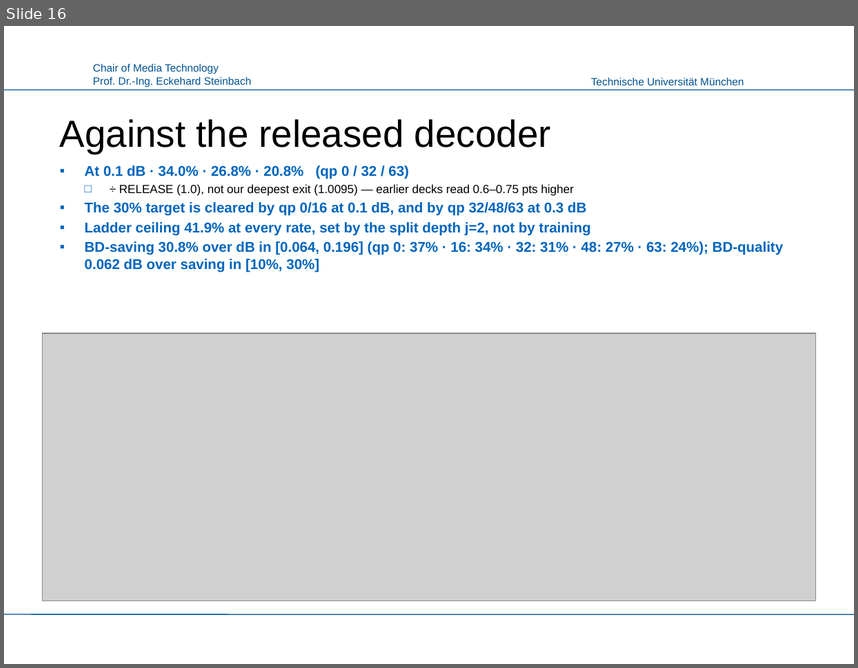
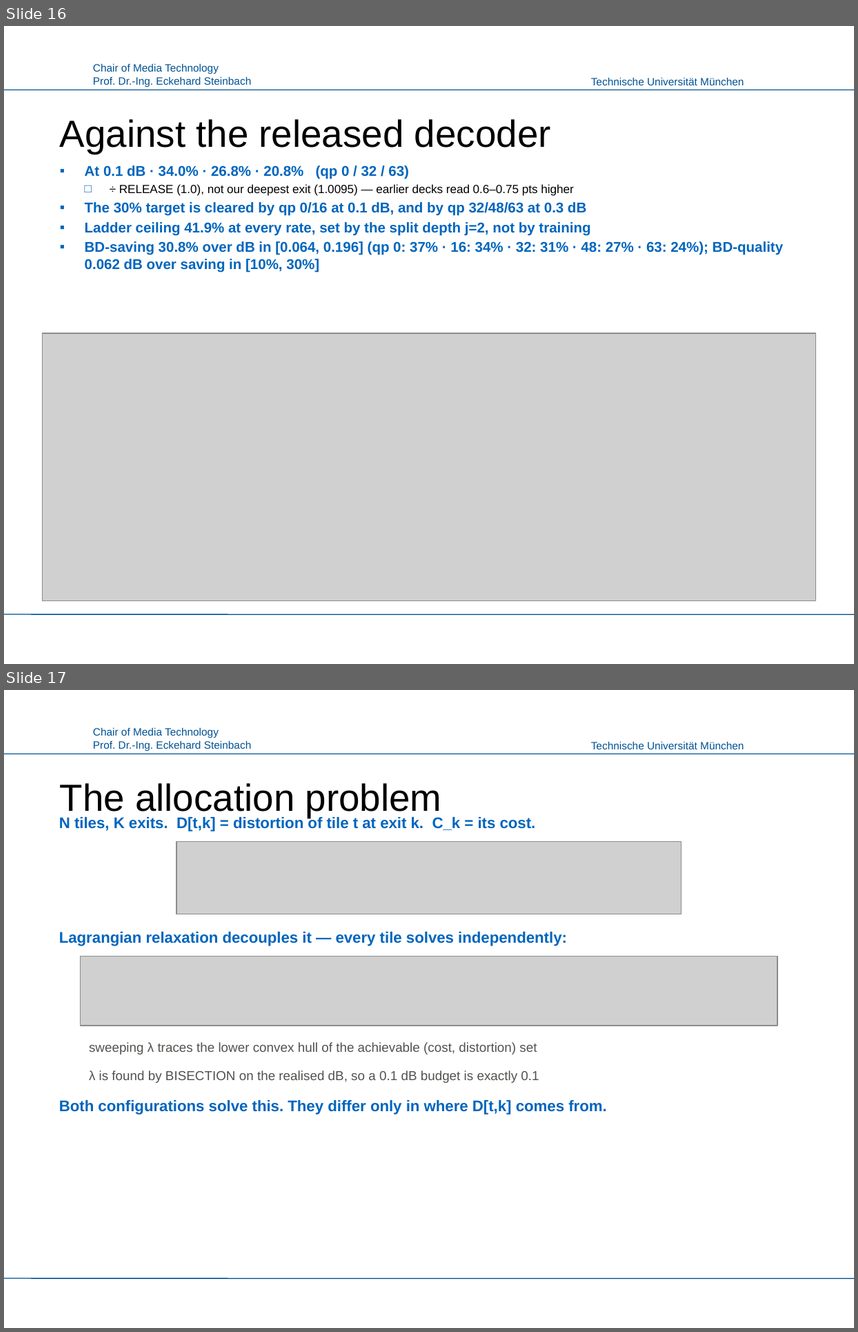
Before and after one commit to canerim/FLEX-FLOP, a slide deck: paper/FLEX-UF_LMT.pptx. Shown one above the other, each under a label of ours: slide 16 before the commit, slides 16 and 17 after it. The pictures are 858x668 and 858x1332 pixels, drawn with LibreOffice and Linux fonts; fonts in the diff are those of the drawing; grey boxes stand for pictures; background and template pictures are left out. Boxes give left, top, right and bottom in pixels: in the first picture for what was removed or moved away, otherwise in the second. Text is boxed around its words. In the diff, an @@ line names an element or a change of style, - is before the commit and + after.

Commit message:
Router mathematics, typeset; deck to 26 slides; PDF alongside
python-pptx has no equation support, so 'argmin_k' written into a text box
is a transcription of a formula, not one. scripts/formula.py renders through
matplotlib's mathtext -- the same typesetting rules LaTeX uses -- and the
result drops into a slide as a picture, cached on a hash so rebuilds are
free.

Three slides carry the routing argument as mathematics:

- the allocation problem and its Lagrangian relaxation, which is what makes
  it decouple over tiles at all;
- the two ways to obtain D[t,k]: measured against the source at the encoder,
  or predicted at the decoder from the stem, the latent and the entropy
  scales -- with beta standing in for lambda on a different scale, trading
  log-likelihood against cost rather than distortion against cost;
- the router's objective (cost-sensitive CE to the oracle plus regret) and
  the loss-free balancing bias, nudged by usage toward the ORACLE's mix
  rather than toward uniform, because these exits are not interchangeable
  experts.

mathtext rejects \le, \bigl, \tfrac and \underbrace; each was replaced
rather than left to fail silently at build time. Textbox paragraphs inherit
the layout alignment, so the prose came out right-aligned and reading as
captions drifting off their equations -- set to LEFT explicitly.

PDF regenerated from the pptx via LibreOffice and committed beside it.

```diff
--- a/paper/FLEX-UF_LMT.pptx
+++ b/paper/FLEX-UF_LMT.pptx
@@ slide 17 added at (4,690,854,1328), background #FFFFFF; not listed: 4 template elements that a slide beside it also shows @@
@@ title added at (60,783,442,818), 32 pt, text #000000 @@
+The allocation problem
@@ text added at (59,816,536,831), 13 pt, text #0065BD, bold @@
+N tiles, K exits. D[t,k] = distortion of tile t at exit k. C_k = its cost.
@@ picture added at (176,841,682,914) @@
@@ text added at (59,931,567,946), 13 pt, text #0065BD, bold @@
+Lagrangian relaxation decouples it — every tile solves independently:
@@ picture added at (81,956,777,1026) @@
@@ text added at (89,1042,537,1054), 11 pt, text #52514E @@
+sweeping λ traces the lower convex hull of the achievable (cost, distortion) set
@@ text added at (89,1070,539,1083), 11 pt, text #52514E @@
+λ is found by BISECTION on the realised dB, so a 0.1 dB budget is exactly 0.1
@@ text added at (59,1100,606,1114), 13 pt, text #0065BD, bold @@
+Both configurations solve this. They differ only in where D[t,k] comes from.
```
Also in this commit, not shown: 1 slide changed, 2 other slides added, 17 other files.
